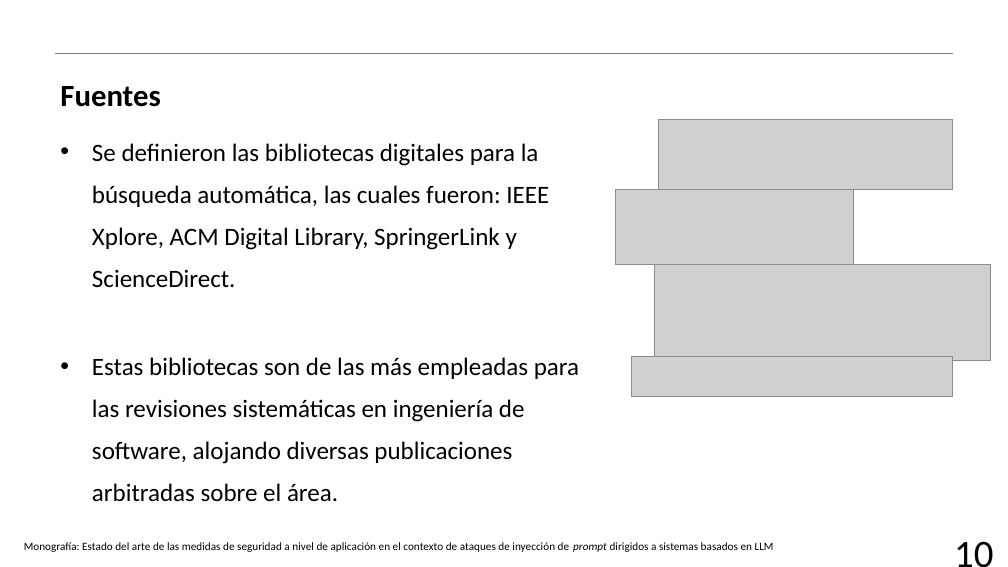
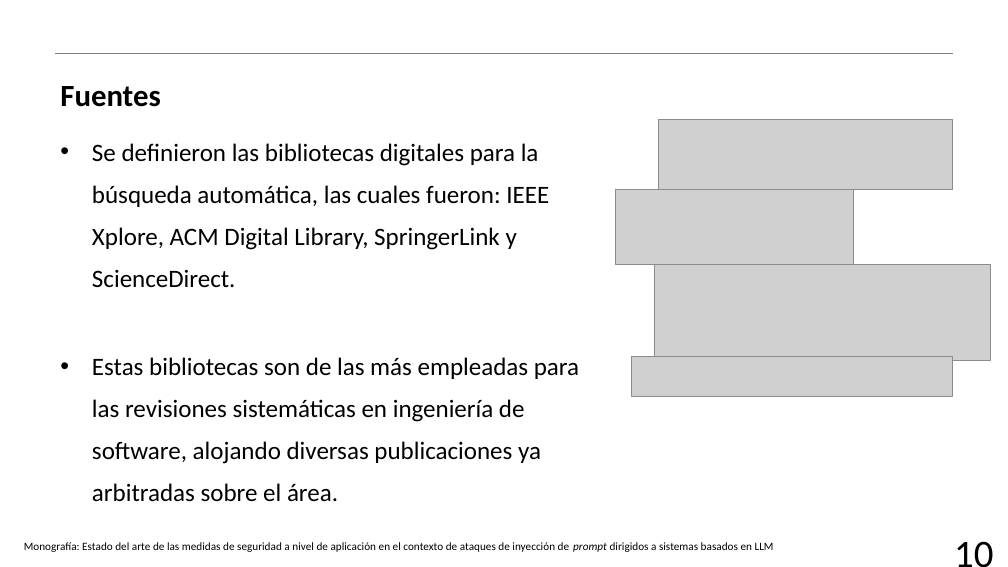
Before and after one commit to AJRx26/semestreVII, a slide deck: slide 13 of proyectoguiado/protocoloRSL/18(RSL1)_NunezSanchezAbraham.pptx (slide 11 before the commit). Drawn at 1008x567 pixels with LibreOffice and Linux fonts; fonts in the diff are those of the drawing; grey boxes stand for pictures; background and template pictures are left out. Boxes give left, top, right and bottom in pixels: in the first picture for what was removed or moved away, otherwise in the second. Text is boxed around its words. In the diff, an @@ line names an element or a change of style, - is before the commit and + after.

```diff
--- a/proyectoguiado/protocoloRSL/18(RSL1)_NunezSanchezAbraham.pptx
+++ b/proyectoguiado/protocoloRSL/18(RSL1)_NunezSanchezAbraham.pptx
@@ text at <box>92,357,579,502</box>: text changed @@
-• Estas bibliotecas son de las más empleadas para las revisiones sistemáticas en ingeniería de software, alojando diversas publicaciones arbitradas sobre el área.
+• Estas bibliotecas son de las más empleadas para las revisiones sistemáticas en ingeniería de software, alojando diversas publicaciones ya arbitradas sobre el área.
```
Also in this commit, not shown: 14 other slides changed, 2 slides added, 7 other files.
